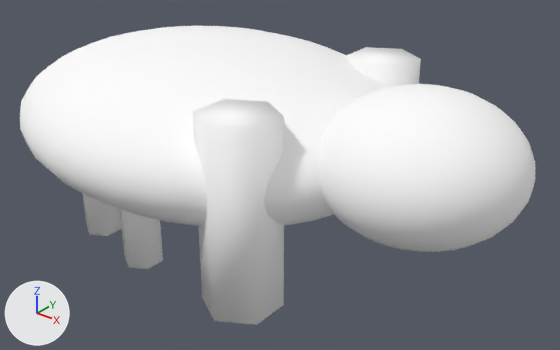
Before and after pictures for a commit that changed the glTF model asset_generation/python/animated_exports/claw_crawler_animated_00.glb.
Before and after are seen from a camera (50 mm lens) standing at (2.09, -2.18, 1.37) and looking at (0.33, 0.03, 0.01). Every picture has the same lights, and +X, +Y and +Z are marked at lower left. The picture after the commit comes second. Vertices at exactly the same position are counted once.
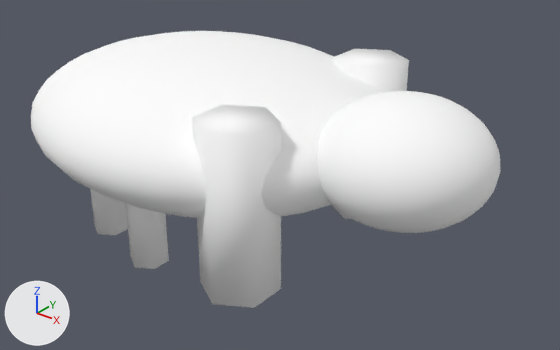
Diff of the bpy script that builds the scene:
```diff
--- a/asset_generation/python/animated_exports/claw_crawler_animated_00.glb.py
+++ b/asset_generation/python/animated_exports/claw_crawler_animated_00.glb.py
@@ me_sphere @@
 # used by ob_sphere; location = (0.0, 0.0, 0.0)
-me_sphere.from_pydata(...)  # 1036 vertices, 2040 faces; spans x -0.88..1.34, y -0.72..0.72, z -0.32..0.51
+me_sphere.from_pydata(...)  # 1036 vertices, 2040 faces; spans x -0.82..1.22, y -0.68..0.68, z -0.31..0.49
+# me_sphere part 1: the loose piece of 482 vertices spanning x -0.88..0.88, y -0.72..0.72, z -0.11..0.51 is scaled about its middle by (0.931, 0.953, 0.931)
+# me_sphere part 2: the loose piece of 482 vertices spanning x 0.59..1.34, y -0.37..0.37, z -0.01..0.51 is scaled about its middle by 0.864, then moved by (-0.07, 0.0, 0.0)
+# me_sphere part 3: the loose piece of 12 vertices spanning x 0.4..0.66, y -0.59..-0.29, z -0.26..0.46 is scaled about its middle by (1, 1, 0.896), then moved by (-0.04, 0.03, 0.0)
+# me_sphere part 4: the loose piece of 12 vertices spanning x 0.4..0.66, y 0.29..0.59, z -0.24..0.44 is moved by (-0.04, -0.03, 0.0)
+# me_sphere part 5: the loose piece of 12 vertices spanning x -0.07..0.07, y -0.52..-0.36, z -0.29..0.29 is scaled about its middle by (1, 1, 1.05), then moved by (0.0, 0.03, 0.0)
+# me_sphere part 6: the loose piece of 12 vertices spanning x -0.42..-0.28, y -0.43..-0.27, z -0.31..0.31 is moved by (0.02, 0.02, 0.0)
+# other edits to the shape of me_sphere do not show in these pictures
 me_sphere.materials.append(mat_stone_gray)
```

Changed parts and their boxes (x1, y1, x2, y2) in the pictures (560 x 350 px; the box of a moved part takes in the faces that stretch with it):
'Sphere', reshaped (9% narrower, 7% shorter)
    before: (20, 26, 535, 325)
    after: (31, 31, 501, 308)
part 1 of me_sphere, moved or reshaped
    before: (20, 26, 388, 226)
    after: (31, 31, 381, 218)
part 2 of me_sphere, moved or reshaped
    before: (319, 84, 535, 252)
    after: (317, 91, 501, 233)
part 3 of me_sphere, moved or reshaped
    before: (193, 99, 284, 325)
    after: (192, 105, 281, 308)
part 4 of me_sphere, moved or reshaped
    before: (346, 47, 421, 87)
    after: (332, 49, 409, 219)
part 5 of me_sphere, moved or reshaped
    before: (120, 209, 163, 269)
    after: (125, 203, 169, 269)
part 6 of me_sphere, moved or reshaped
    before: (83, 194, 122, 236)
    after: (90, 189, 128, 235)
